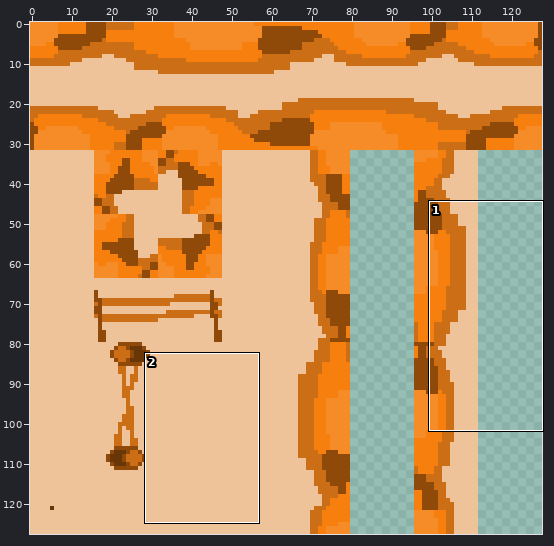
A sprite sheet gets an edit: Assets/Textures/WallTexture.png. The first picture is a wide view before the edit; the outline marks the close-up.
Close-up. First the earlier version:
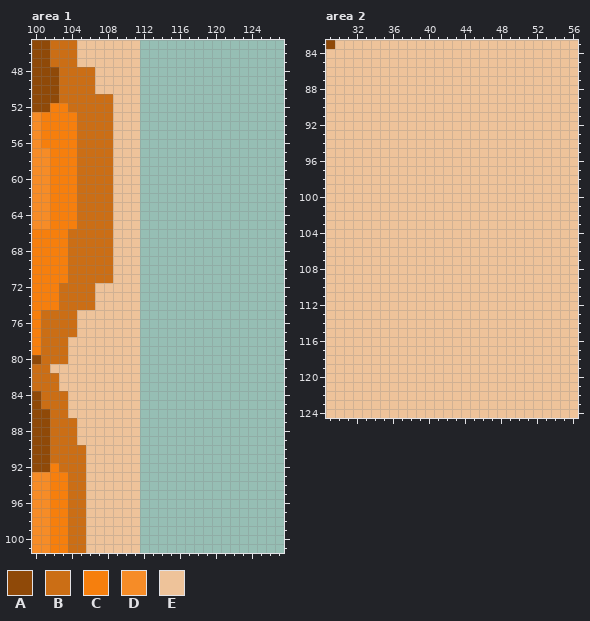
The file is 128x128 pixels. Shown: area 1: x 100..127, y 45..101; area 2: x 29..56, y 83..124.
Palette (. is transparent): A #8f4908  B #cb6e15  C #f67f0d  D #f68c27  E #eec39a
Pixels before, area 1, first column x 100:
 45 AABBBEEEEEEE
 46 AABBBEEEEEEE
 47 AABBBEEEEEEE
 48 AAABBBBEEEEE
 49 AAABBBBEEEEE
 50 AAABBBBEEEEE
 51 AAABBBBBBEEE
 52 AACCBBBBBEEE
 53 DCCCCBBBBEEE
 54 DCCCCBBBBEEE
 55 DCCCCBBBBEEE
 56 DCCCCBBBBEEE
 57 DDCCCBBBBEEE
 58 DDCCCBBBBEEE
 59 DDCCCBBBBEEE
 60 DDCCCBBBBEEE
 61 DDCCCBBBBEEE
 62 DDCCCBBBBEEE
 63 DDCCCBBBBEEE
 64 DDCCCBBBBEEE
 65 DDCCCBBBBEEE
 66 CCCCBBBBBEEE
 67 CCCCBBBBBEEE
 68 CCCCBBBBBEEE
 69 CCCCBBBBBEEE
 70 CCCCBBBBBEEE
 71 CCCCBBBBBEEE
 72 CCCBBBBEEEEE
 73 CCCBBBBEEEEE
 74 CCCBBBBEEEEE
 75 CBBBBEEEEEEE
 76 CBBBBEEEEEEE
 77 CBBBBEEEEEEE
 78 CBBBEEEEEEEE
 79 CBBBEEEEEEEE
 80 ABBBEEEEEEEE
 81 BBEEEEEEEEEE
 82 BBBEEEEEEEEE
 83 BBBEEEEEEEEE
 84 ABBBEEEEEEEE
 85 ABBBEEEEEEEE
 86 AABBEEEEEEEE
 87 AABBBEEEEEEE
 88 AABBBEEEEEEE
 89 AABBBEEEEEEE
 90 AABBBBEEEEEE
 91 AABBBBEEEEEE
 92 AACBBBEEEEEE
 93 DDCCBBEEEEEE
 94 DDCCBBEEEEEE
 95 DDCCBBEEEEEE
 96 DDCCBBEEEEEE
 97 DDCCBBEEEEEE
 98 DDCCBBEEEEEE
 99 DDCCBBEEEEEE
100 DDCCBBEEEEEE
101 DDCCBBEEEEEE
Pixels before, area 2, first column x 29:
 83 AEEEEEEEEEEEEEEEEEEEEEEEEEEE
 84 EEEEEEEEEEEEEEEEEEEEEEEEEEEE
 85 EEEEEEEEEEEEEEEEEEEEEEEEEEEE
 86 EEEEEEEEEEEEEEEEEEEEEEEEEEEE
 87 EEEEEEEEEEEEEEEEEEEEEEEEEEEE
 88 EEEEEEEEEEEEEEEEEEEEEEEEEEEE
 89 EEEEEEEEEEEEEEEEEEEEEEEEEEEE
 90 EEEEEEEEEEEEEEEEEEEEEEEEEEEE
 91 EEEEEEEEEEEEEEEEEEEEEEEEEEEE
 92 EEEEEEEEEEEEEEEEEEEEEEEEEEEE
 93 EEEEEEEEEEEEEEEEEEEEEEEEEEEE
 94 EEEEEEEEEEEEEEEEEEEEEEEEEEEE
 95 EEEEEEEEEEEEEEEEEEEEEEEEEEEE
 96 EEEEEEEEEEEEEEEEEEEEEEEEEEEE
 97 EEEEEEEEEEEEEEEEEEEEEEEEEEEE
 98 EEEEEEEEEEEEEEEEEEEEEEEEEEEE
 99 EEEEEEEEEEEEEEEEEEEEEEEEEEEE
100 EEEEEEEEEEEEEEEEEEEEEEEEEEEE
101 EEEEEEEEEEEEEEEEEEEEEEEEEEEE
102 EEEEEEEEEEEEEEEEEEEEEEEEEEEE
103 EEEEEEEEEEEEEEEEEEEEEEEEEEEE
104 EEEEEEEEEEEEEEEEEEEEEEEEEEEE
105 EEEEEEEEEEEEEEEEEEEEEEEEEEEE
106 EEEEEEEEEEEEEEEEEEEEEEEEEEEE
107 EEEEEEEEEEEEEEEEEEEEEEEEEEEE
108 EEEEEEEEEEEEEEEEEEEEEEEEEEEE
109 EEEEEEEEEEEEEEEEEEEEEEEEEEEE
110 EEEEEEEEEEEEEEEEEEEEEEEEEEEE
111 EEEEEEEEEEEEEEEEEEEEEEEEEEEE
112 EEEEEEEEEEEEEEEEEEEEEEEEEEEE
113 EEEEEEEEEEEEEEEEEEEEEEEEEEEE
114 EEEEEEEEEEEEEEEEEEEEEEEEEEEE
115 EEEEEEEEEEEEEEEEEEEEEEEEEEEE
116 EEEEEEEEEEEEEEEEEEEEEEEEEEEE
117 EEEEEEEEEEEEEEEEEEEEEEEEEEEE
118 EEEEEEEEEEEEEEEEEEEEEEEEEEEE
119 EEEEEEEEEEEEEEEEEEEEEEEEEEEE
120 EEEEEEEEEEEEEEEEEEEEEEEEEEEE
121 EEEEEEEEEEEEEEEEEEEEEEEEEEEE
122 EEEEEEEEEEEEEEEEEEEEEEEEEEEE
123 EEEEEEEEEEEEEEEEEEEEEEEEEEEE
124 EEEEEEEEEEEEEEEEEEEEEEEEEEEE
Once edited:
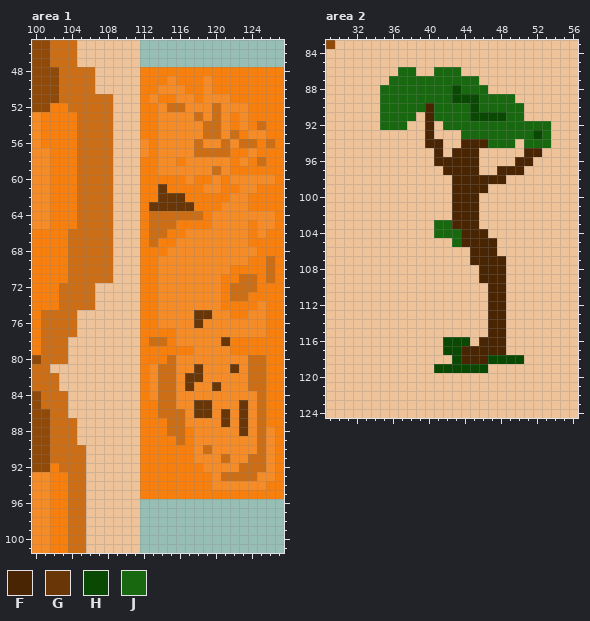
Colours new in this view: F #492503  G #683607  H #0a4903  J #18680f
Commit message: Boundary sont maintenant du desert
The edit:
Changed rows in their new state; - is an unchanged pixel.
Area 1:
first column x 112:
 48 CCCCCCCCCCCCCCCC
 49 CCCDCCCDCCCCCCCC
 50 CCDDDCCDCCCCCCCC
 51 CDCCDDCDDDCCCCCC
 52 CCDBBDDDBDDDCCCC
 53 CCDDDDBDBDCDCCCC
 54 CCDDDDDBBDCDCBCC
 55 CCDDDDDBBDBCDDCC
 56 DCDDDDBDDBDBBCBC
 57 DCDDDDBBBBCCDCCC
 58 CCDDCDDDDDCDCBCC
 59 CCDDDDDDBDCCCCCC
 60 CCCCCDCCDCDDDDDC
 61 CCGCCCCDDCCDDCCC
 62 CCGGGCCCCCDDCCCC
 63 CGGGGGCCCDDDCCCC
 64 CBBBBBBCDDDDDDDC
 65 CBBBCCCCDDDDCDDC
 66 CBBCCDDDDDDDCDCC
 67 CBCCDDDDDDDDCCCC
 68 CCCDDDDDDDDDDCCC
 69 CCDDDDDDDDDDCCBC
 70 CCDDDDDDDDCCCCBC
 71 CCDDDDDDDCCBBCBC
 72 CCDDDDDDDCBBBCCC
 73 CCDDDDDDDCBBCCCC
 74 CCDDDDDDDCCCCDCC
 75 CCDDDDGGDDCCDDCC
 76 CCDDDDGDDDDDDDCC
 77 CCCCDDDDDDDDDDCC
 78 CBBCDDDDDGCCCCCC
 79 CCCCCCDDDDCCCCCC
 80 CCCBDDDDDDDDBBCC
 81 CDBBDDGDDDGDBBCC
 82 CDBBDGGDDDDDBBCC
 83 CDBBDGDDGDDDBBCC
 84 CDBBDDDDDDDDDBCC
 85 CCBBDDGGDDDGDBCC
 86 CCBBBDGGDGDGDBCC
 87 CCCBBDDDDGDGDBCC
 88 CCCBBCDDDDDGDBDC
 89 CCCCBCDDDDDDDBDC
 90 CCCCCCDBDDDDDBDC
 91 CCCCCCDDDBDDBBDC
 92 CCCCCCCDDDDBBBDC
 93 CCCCCCCCDBBBBDDC
 94 CCCCCCCCDDDDDDCC
 95 CCCCCCCCCCCCCCCC
Area 2:
first column x 35:
 86 --JJ--JJJ----------
 87 -JJJJJJJJJJ--------
 88 JJJJJJJJHJJJ-------
 89 JJJJJJJJHHHJJJJ----
 90 JJJJJFJJJJHJJJJJ---
 91 JJJJ-FJJJJHHHHJJ---
 92 JJJ--F-JJJJJJJJJJJJ
 93 -----F---JJJJJJJJHJ
 94 -----FF--FFFJJJ-JJJ
 95 ------F-FFF-----FF-
 96 ------FFFFF----FF--
 97 -------FFFF--FFF---
 98 --------FFFFFF-----
 99 --------FFFF-------
100 --------FFF--------
101 --------FFF--------
102 --------FFF--------
103 ------JJFFF--------
104 ------JJJFFF-------
105 --------JFFFF------
106 ----------FFF------
107 ----------FFFF-----
108 -----------FFF-----
109 -----------FFF-----
110 ------------FF-----
111 ------------FF-----
112 ------------FF-----
113 ------------FF-----
114 ------------FF-----
115 ------------FF-----
116 -------HHH-FFF-----
117 -------HHFFFFF-----
118 --------HFFFHHHH---
119 ------HHHHHH-------
Changed places in both close-ups, as pixel boxes (x1, y1, x2, y2):
added: (140, 67, 284, 499)
changed: (380, 67, 551, 373)
